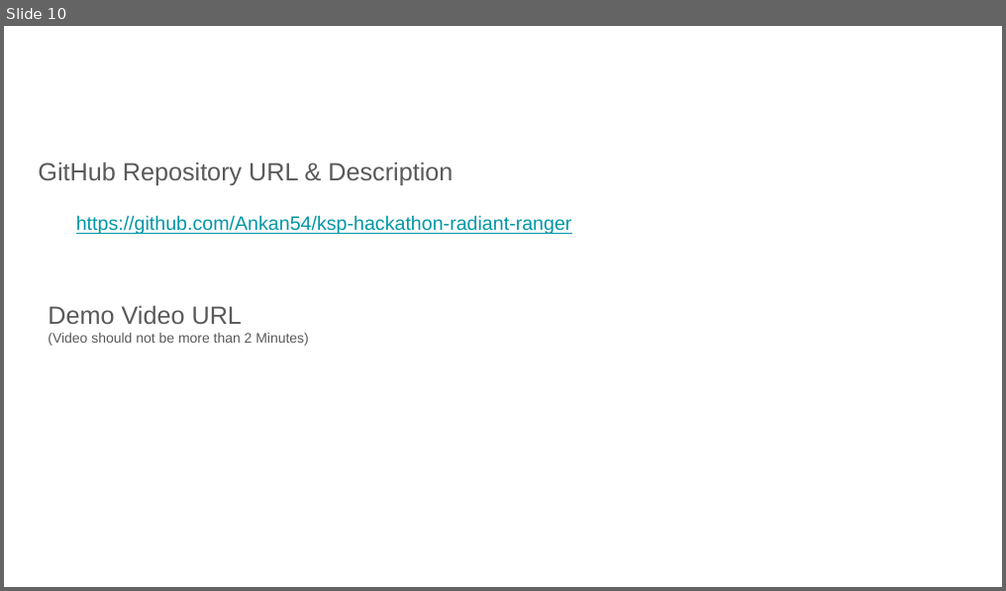
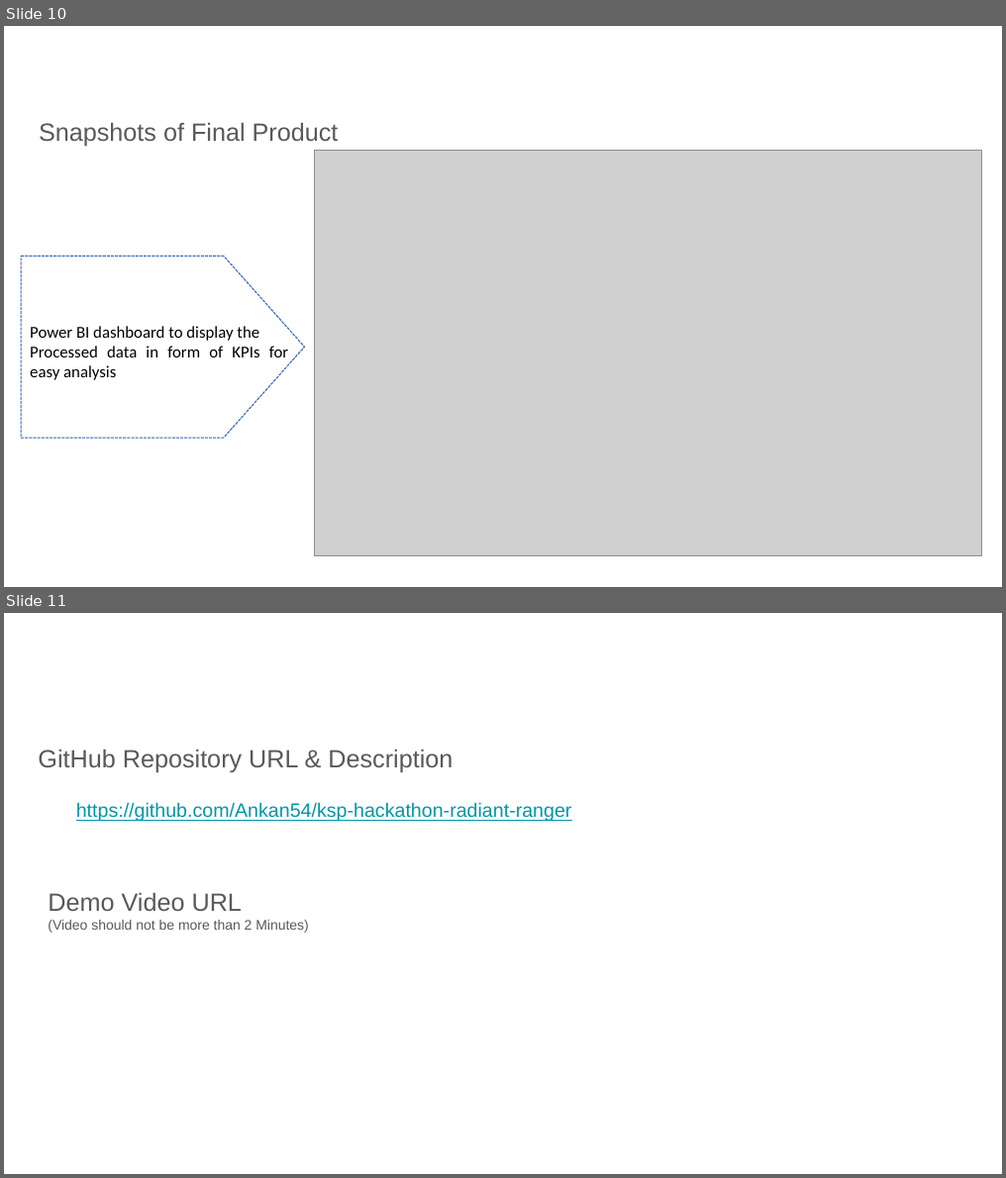
Before and after one commit to Ankan54/ksp-hackathon-radiant-ranger, a slide deck: radiant_ranger_ksp_datathon_prototype_round.pptx. Shown one above the other, each under a label of ours: slide 10 before the commit, slides 10 and 11 after it. The pictures are 1006x591 and 1006x1178 pixels, drawn with LibreOffice and Linux fonts; fonts in the diff are those of the drawing; grey boxes stand for pictures; background and template pictures are left out. Boxes give left, top, right and bottom in pixels: in the first picture for what was removed or moved away, otherwise in the second. Text is boxed around its words. In the diff, an @@ line names an element or a change of style, - is before the commit and + after.

```diff
--- a/radiant_ranger_ksp_datathon_prototype_round.pptx
+++ b/radiant_ranger_ksp_datathon_prototype_round.pptx
@@ slide 10 added at bbox=[4, 26, 1002, 587], background picture (left out) @@
@@ text added at bbox=[39, 122, 339, 146], 18 pt, text #595959 @@
+Snapshots of Final Product
@@ picture added at bbox=[314, 150, 981, 557] @@
@@ pentagon arrow added at bbox=[21, 257, 304, 438], outline #3162B5 0.75 pt dashed @@
@@ text added at bbox=[30, 326, 288, 380], 12 pt, text #000000 @@
+Power BI dashboard to display the
+Processed data in form of KPIs for easy analysis
@@ what was slide 10 is now slide 11 @@
```
Also in this commit, not shown: 4 slides changed, 1 other file.
